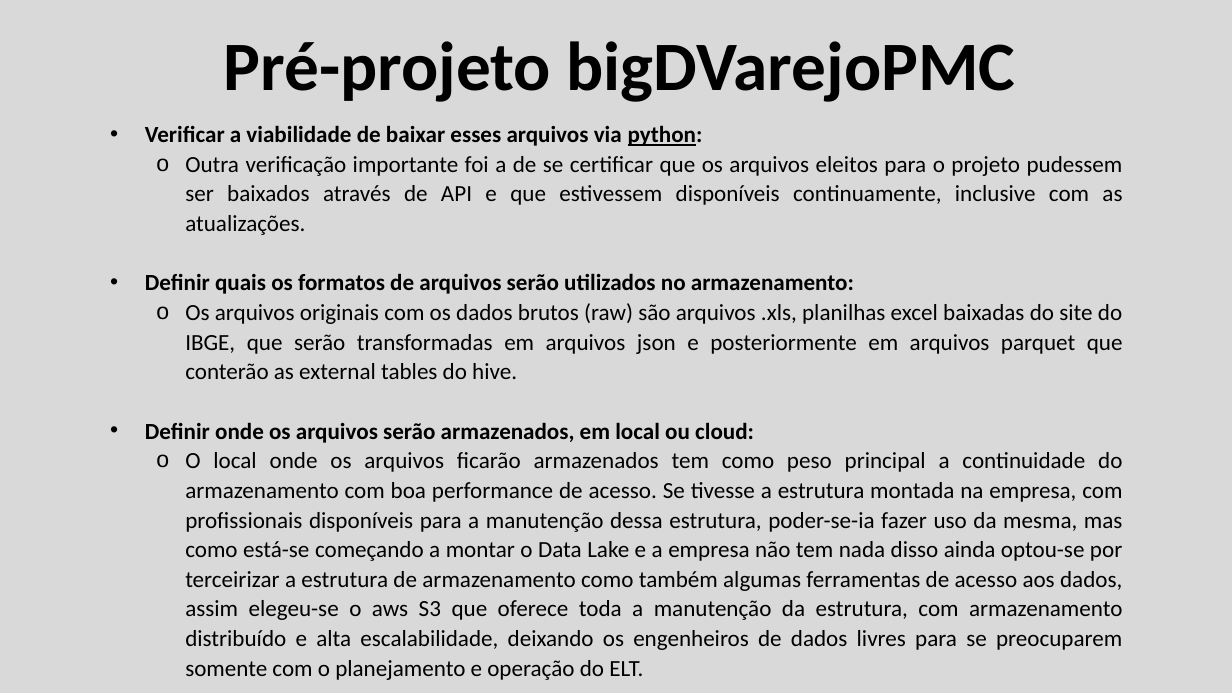
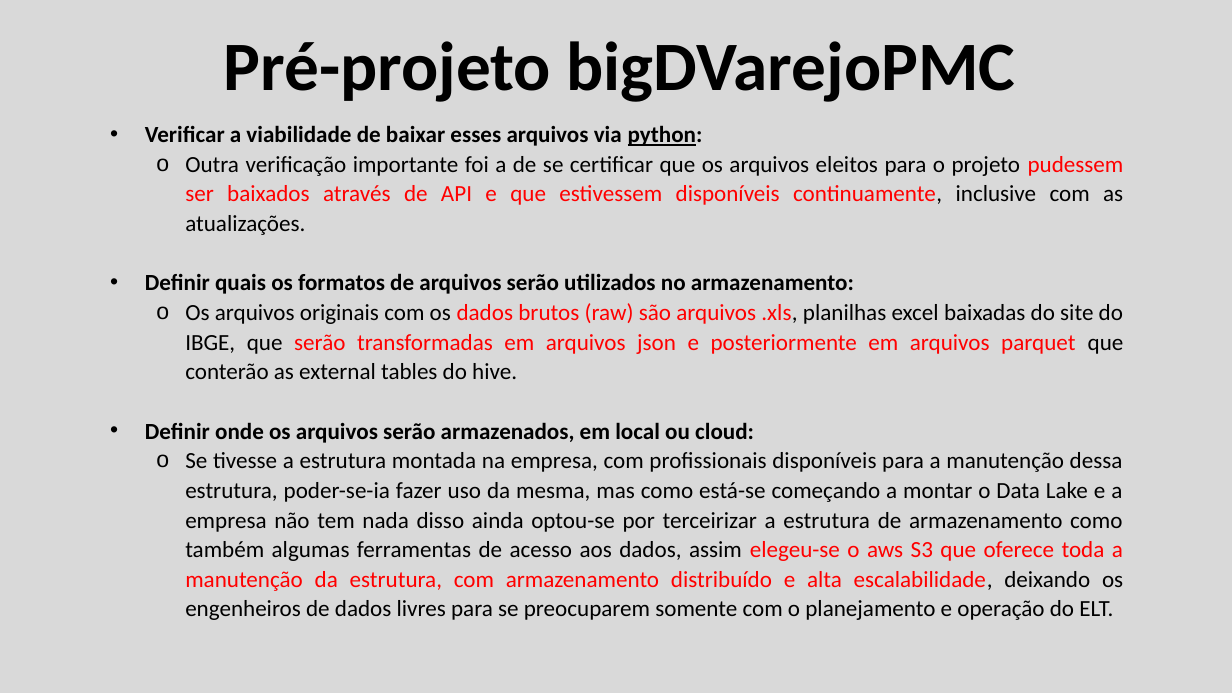
Before and after one commit to jairobernardesjunior/egd-bigDVarejo_PMCproject_, a slide deck: slide 3 of Pré-projeto bigDVarejoPMC.pptx. Drawn at 1232x693 pixels with LibreOffice and Linux fonts; fonts in the diff are those of the drawing. Boxes give left, top, right and bottom in pixels: in the first picture for what was removed or moved away, otherwise in the second. Text is boxed around its words. In the diff, an @@ line names an element or a change of style, - is before the commit and + after.

```diff
--- a/Pré-projeto bigDVarejoPMC.pptx
+++ b/Pré-projeto bigDVarejoPMC.pptx
@@ text at [185, 156, 1124, 379]: text colour #000000 to #FF0000 in "pudessem ser baixados através de API e ...", "dados brutos (raw) são arquivos .xls, serão ..." @@
@@ text at [185, 452, 1123, 620]: text changed @@
-  o O local onde os arquivos ficarão armazenados tem como peso principal a continuidade do armazenamento com boa performance de acesso. Se tivesse a estrutura montada na empresa, com profissionais disponíveis para a manutenção dessa estrutura, poder-se-ia fazer uso da mesma, mas como está-se começando a montar o Data Lake e a empresa não tem nada disso ainda optou-se por terceirizar a estrutura de armazenamento como também algumas ferramentas de acesso aos dados, assim elegeu-se o aws S3 que oferece toda a manutenção da estrutura, com armazenamento distribuído e alta escalabilidade, deixando os engenheiros de dados livres para se preocuparem somente com o planejamento e operação do ELT.
+  o Se tivesse a estrutura montada na empresa, com profissionais disponíveis para a manutenção dessa estrutura, poder-se-ia fazer uso da mesma, mas como está-se começando a montar o Data Lake e a empresa não tem nada disso ainda optou-se por terceirizar a estrutura de armazenamento como também algumas ferramentas de acesso aos dados, assim elegeu-se o aws S3 que oferece toda a manutenção da estrutura, com armazenamento distribuído e alta escalabilidade, deixando os engenheiros de dados livres para se preocuparem somente com o planejamento e operação do ELT.
```
Also in this commit, not shown: 4 other slides changed.
